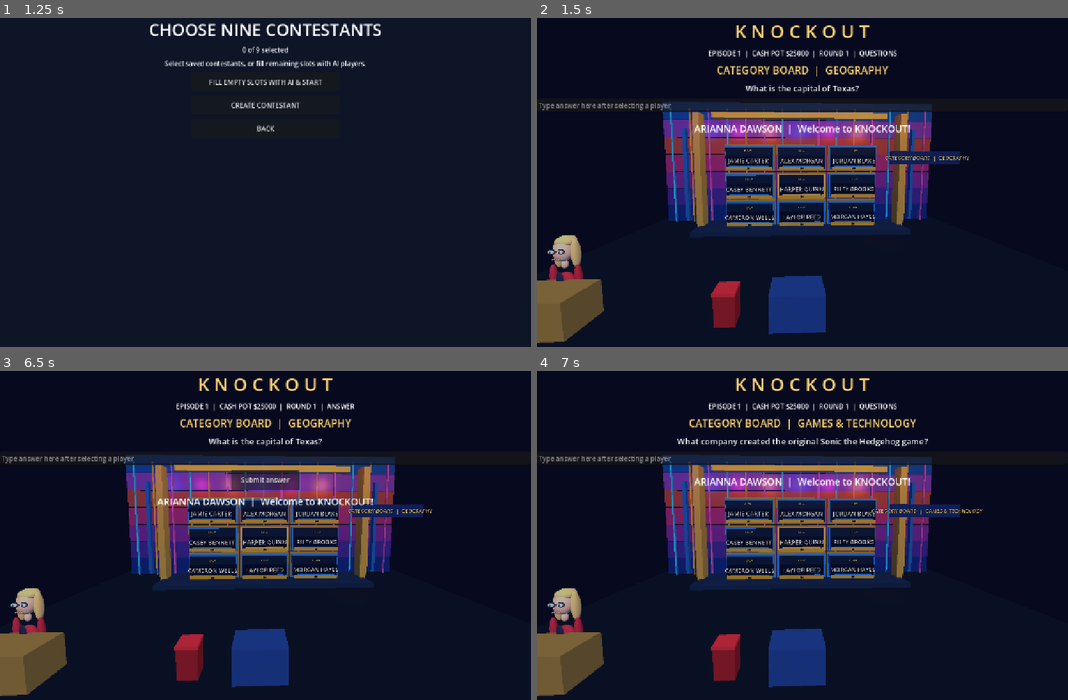
Above: before the commit, frames 1-4 (two rows, left to right).
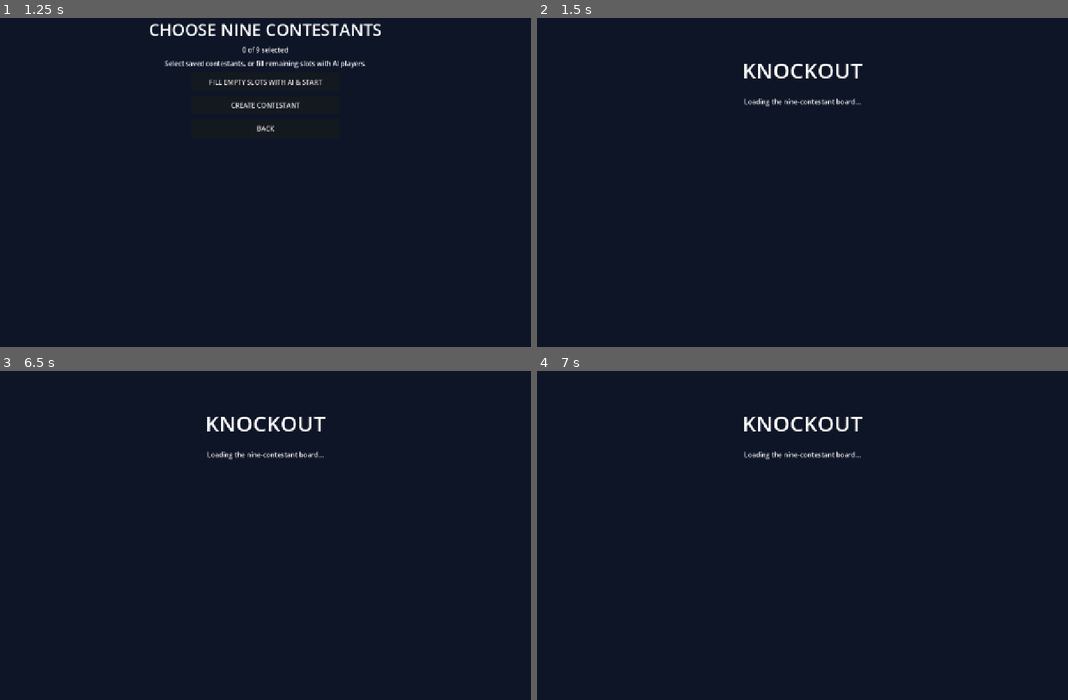
Above: after the commit, the same moments.

Repository: Becksploder2/Knockout
Game: Godot game, scene res://scenes/launcher.tscn
Same seed, same stepped clock (60 frames per second), same inputs: the game is played once before the commit and once after it.
Inputs (mouse positions are in pixels of both pictures, inside the frame that each line leads up to):
- Up to frame 1 (1.25 s): click "PLAY KNOCKOUT" at 0.5 s
- Up to frame 2 (1.5 s): click "FILL EMPTY SLOTS WITH AI & ST…" at 1.25 s
- Up to frame 3 (6.5 s): tap Enter at 2, 3.5, 5 s; tap Space at 2.75, 4.25, 5.75 s
- Up to frame 4 (7 s): click (802, 479) at 6.5 s, where only the run before the commit has a clickable "Submit answer"

Frame 1 is identical in both runs. In frame 2, 22% of the frame differs, in the area x 0-82%, y 2-99%; in frame 3, 23%; in frame 4, 23%, in the area x 0-84%, y 2-99%.
Error after the commit: Parse Error: Unexpected "extends" in class body. (res://Main.gd:7)

Commit message:
Show AI contestants by first name only on game board and 3D nameplates

Diff:
--- a/Main.gd
+++ b/Main.gd
@@ -1,3 +1,9 @@
+func _display_name(index: int) -> String:
+	var full_name: String = str(players[index]["name"]).strip_edges()
+	if bool(players[index]["ai"]):
+		return full_name.get_slice(" ", 0)
+	return full_name
+
 extends Control
 
 var pot := 25000
@@ -381,7 +387,7 @@
 		if spotlight_index == i or spotlight_index_b == i:
 			state = "SPOTLIGHT!"
 			b.add_theme_color_override("font_color", Color("#ffed8c"))
-		b.text = "%s\n$%d  |  %s" % [p["name"], p["bank"], state]
+		b.text = "%s\n$%d  |  %s" % [_display_name(i), p["bank"], state]
 		b.disabled = not p["alive"] or (phase == "questions" and (p["locked"] or freeze_target == i))
 		b.pressed.connect(select_player.bind(i))
 		grid.add_child(b)
@@ -389,7 +395,7 @@
 		for i in range(9):
 			var nameplate: Label3D = square_labels[i]
 			var contestant: Dictionary = players[i]
-			nameplate.text = str(contestant["name"]).to_upper()
+			nameplate.text = _display_name(i).to_upper()
 			nameplate.modulate = Color("#ffdf76") if spotlight_index == i or spotlight_index_b == i else Color.WHITE
 			if square_bank_labels.size() == 9:
 				square_bank_labels[i].text = "$%s" % str(contestant["bank"])
